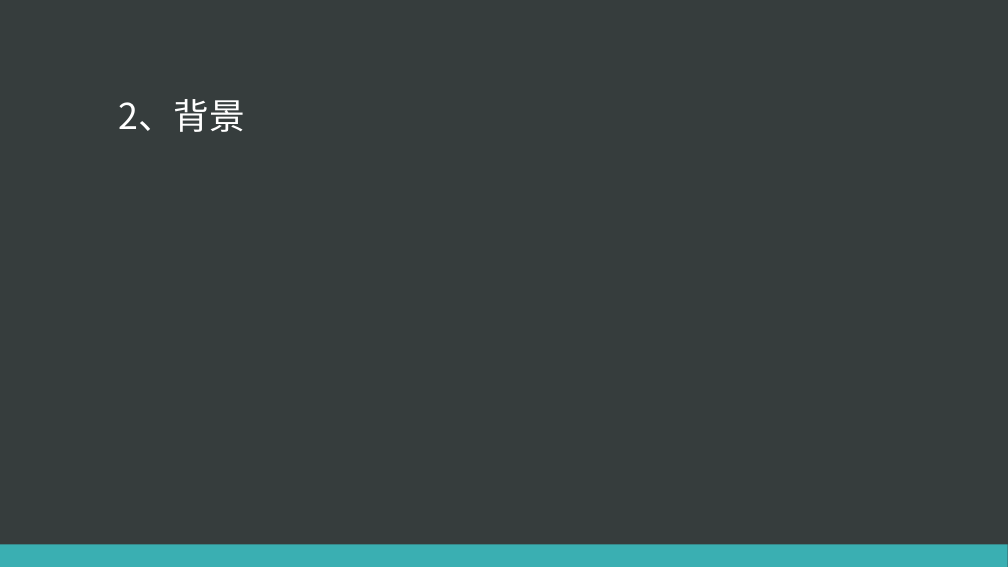
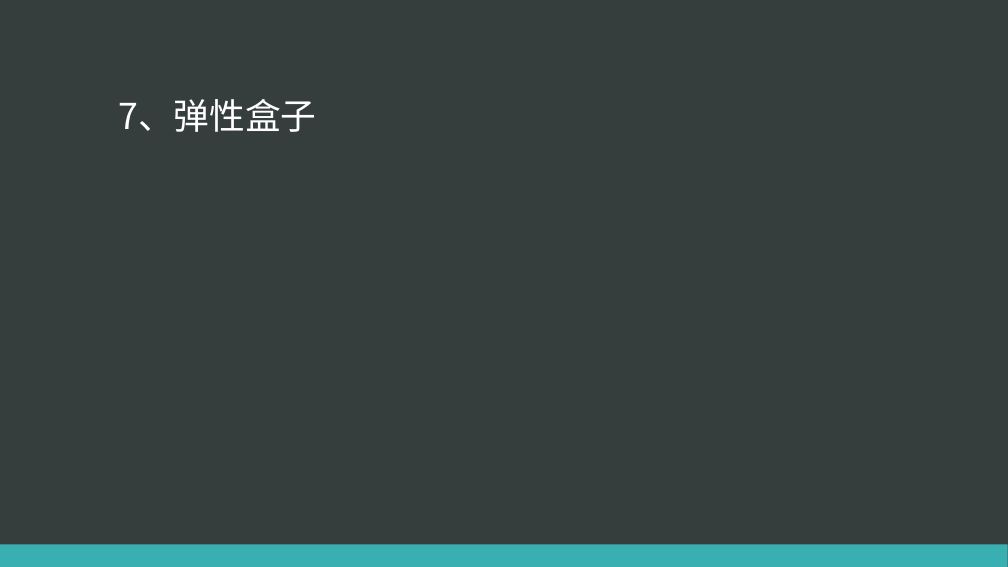
Before and after one commit to eventao/courseware, a slide deck: slide 9 of ppt/css3/css3-1.pptx (slide 8 before the commit). Drawn at 1008x567 pixels with LibreOffice and Linux fonts; fonts in the diff are those of the drawing. Boxes give left, top, right and bottom in pixels: in the first picture for what was removed or moved away, otherwise in the second. Text is boxed around its words. In the diff, an @@ line names an element or a change of style, - is before the commit and + after.

```diff
--- a/ppt/css3/css3-1.pptx
+++ b/ppt/css3/css3-1.pptx
@@ title at (118, 99, 316, 132): text changed @@
-2、背景
+7、弹性盒子
```
Also in this commit, not shown: 5 other slides changed, 3 slides added, 4 slides removed.
